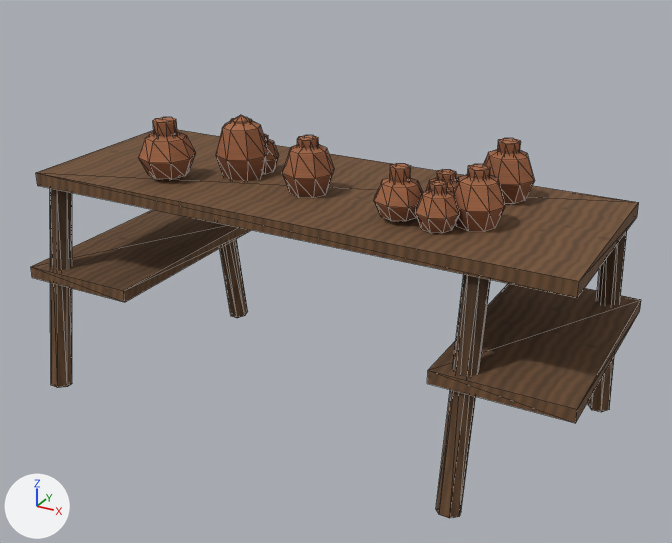
Before and after pictures for a commit that changed the glTF model assets/models/stall/trestle_pottery.glb.
Rendered twice from a camera (50 mm lens) standing at (1.68, -2.96, 2.07) and looking at (0.07, -0.02, 0.6). The lights are fixed; the arrows at lower left show +X, +Y and +Z. The older version comes first. Mesh edges are drawn as thin lines. Vertices at exactly the same position are counted once.

In view in the first picture: 'trestle_pottery'.
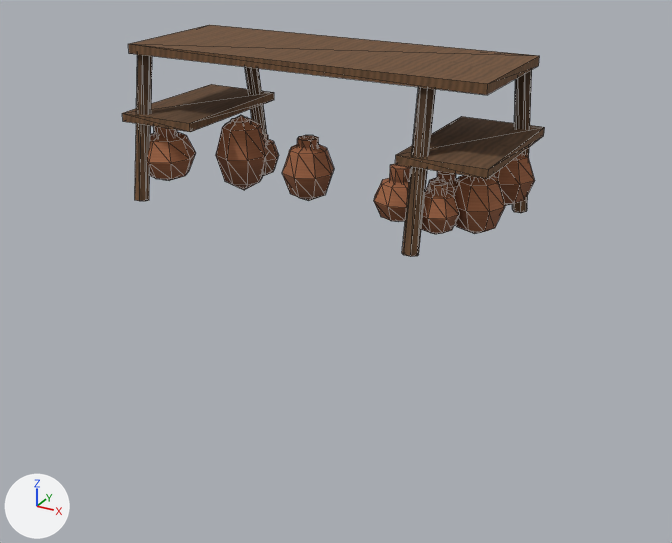
Where the newer file only moved an object's origin or applied its transform, the numbers keep the older frame.

The change in detail:
me_cylinder is used by ob_trestle_pottery; location (0.0, 0.0, 0.0).
me_cylinder had 458 vertices, 816 faces and spanned x -1.15..1.15, y -0.51..0.52, z 0.0..1.17.
me_cylinder now has 458 vertices, 816 faces and spans x -0.7..0.76, y -0.35..0.31, z 0.86..1.45.
me_cylinder part 1: the loose piece of 14 vertices spanning x -1.08..-1.0, y -0.51..-0.28, z 0.0..0.9 is scaled about its middle by 0.636, then moved by (0.41, 0.12, 0.7).
me_cylinder part 2: the loose piece of 14 vertices spanning x -0.8..-0.72, y 0.29..0.52, z 0.0..0.9 is scaled about its middle by 0.636, then moved by (0.31, -0.17, 0.7).
me_cylinder part 3: the loose piece of 8 vertices spanning x -1.15..-0.65, y -0.45..0.45, z 0.47..0.52 is scaled about its middle by 0.637, then moved by (0.36, -0.02, 0.68).
me_cylinder part 4: the loose piece of 14 vertices spanning x 0.72..0.8, y -0.51..-0.28, z 0.0..0.9 is scaled about its middle by 0.636, then moved by (-0.25, 0.12, 0.7).
me_cylinder part 5: the loose piece of 14 vertices spanning x 1.0..1.08, y 0.29..0.52, z 0.0..0.9 is scaled about its middle by 0.636, then moved by (-0.35, -0.17, 0.7).
me_cylinder part 6: the loose piece of 8 vertices spanning x 0.65..1.15, y -0.45..0.45, z 0.47..0.52 is scaled about its middle by 0.637, then moved by (-0.3, -0.02, 0.68).
me_cylinder part 7: the loose piece of 8 vertices spanning x -1.1..1.1, y -0.4..0.4, z 0.87..0.93 is scaled about its middle by 0.637, then moved by (0.03, -0.02, 0.54).

Boxes [x1, y1, x2, y2] around the edits, measured in the pictures (672 x 543 px; the box of a moved part takes in the faces that stretch with it):
'trestle_pottery', reshaped (31% narrower, 42% shorter)
    before: [31, 115, 641, 518]
    after: [122, 25, 545, 257]
part 1 of me_cylinder, moved or reshaped
    before: [50, 188, 72, 388]
    after: [135, 55, 152, 201]
part 2 of me_cylinder, moved or reshaped
    before: [220, 239, 248, 318]
    after: [245, 67, 267, 135]
part 3 of me_cylinder, moved or reshaped
    before: [31, 210, 251, 302]
    after: [122, 84, 274, 132]
part 4 of me_cylinder, moved or reshaped
    before: [436, 274, 490, 518]
    after: [402, 87, 436, 257]
part 5 of me_cylinder, moved or reshaped
    before: [588, 231, 627, 412]
    after: [512, 70, 532, 213]
part 6 of me_cylinder, moved or reshaped
    before: [427, 284, 641, 423]
    after: [395, 116, 545, 179]
part 7 of me_cylinder, moved or reshaped
    before: [36, 130, 639, 298]
    after: [128, 25, 539, 95]
